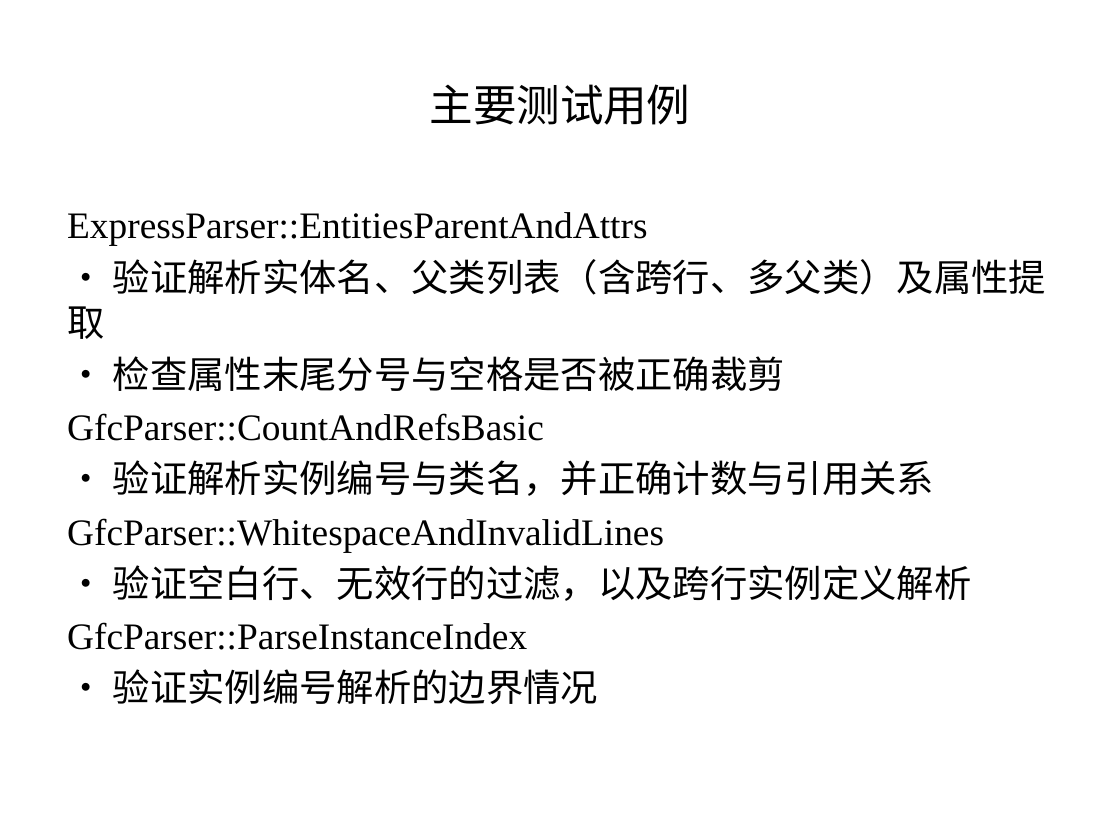
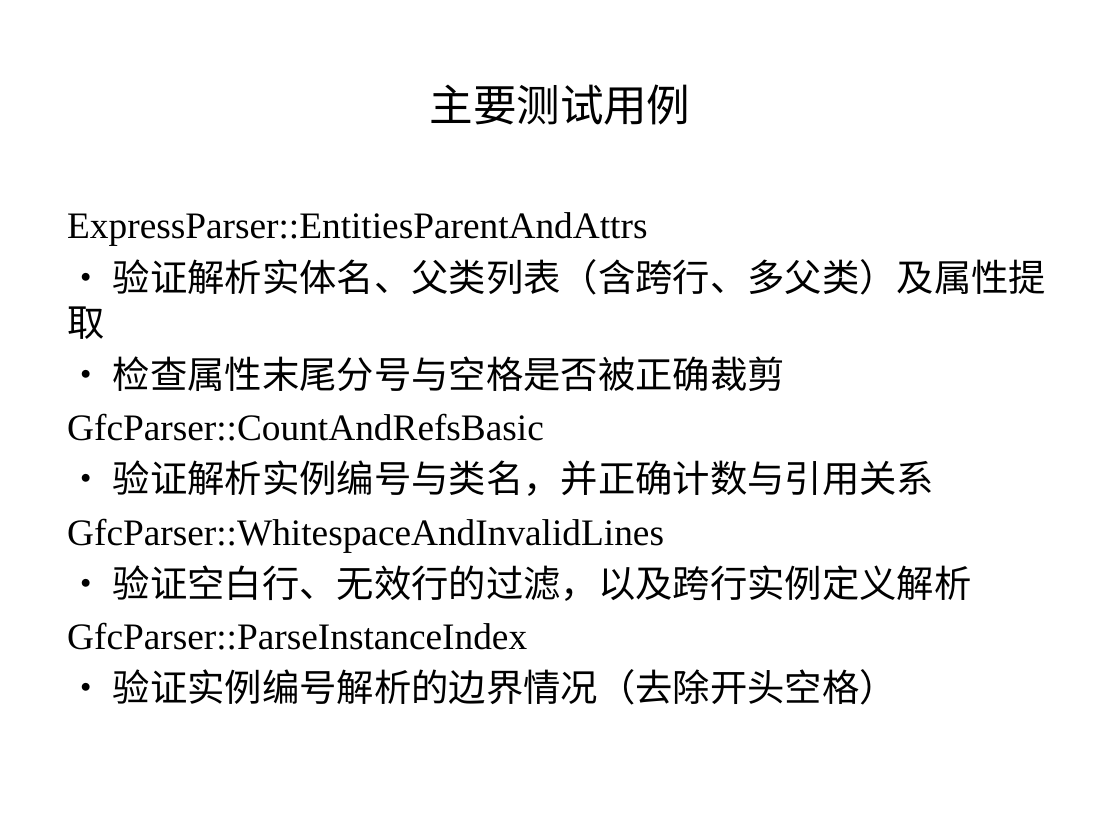
Before and after one commit to azadkong/TOT2025, a slide deck: slide 14 of TOT2025_presentation.pptx. Drawn at 1120x840 pixels with LibreOffice and Linux fonts; fonts in the diff are those of the drawing. Boxes give left, top, right and bottom in pixels: in the first picture for what was removed or moved away, otherwise in the second. Text is boxed around its words. In the diff, an @@ line names an element or a change of style, - is before the commit and + after.

```diff
--- a/TOT2025_presentation.pptx
+++ b/TOT2025_presentation.pptx
@@ text at (113,669,897,705): text changed @@
-• 验证实例编号解析的边界情况
+• 验证实例编号解析的边界情况（去除开头空格）
```
Also in this commit, not shown: 4 other slides changed.
